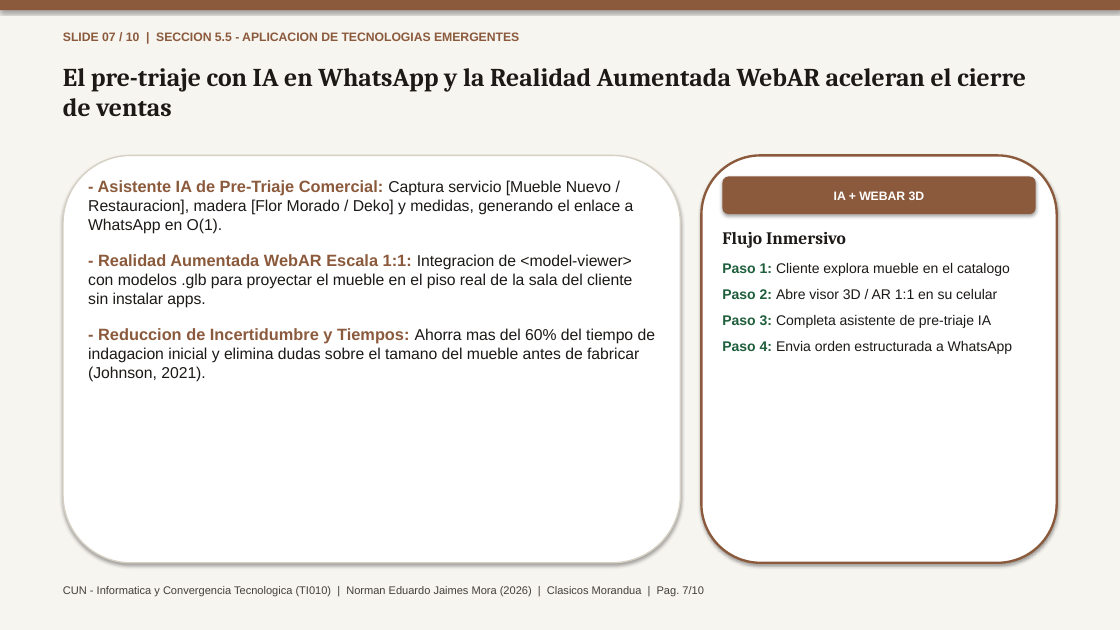
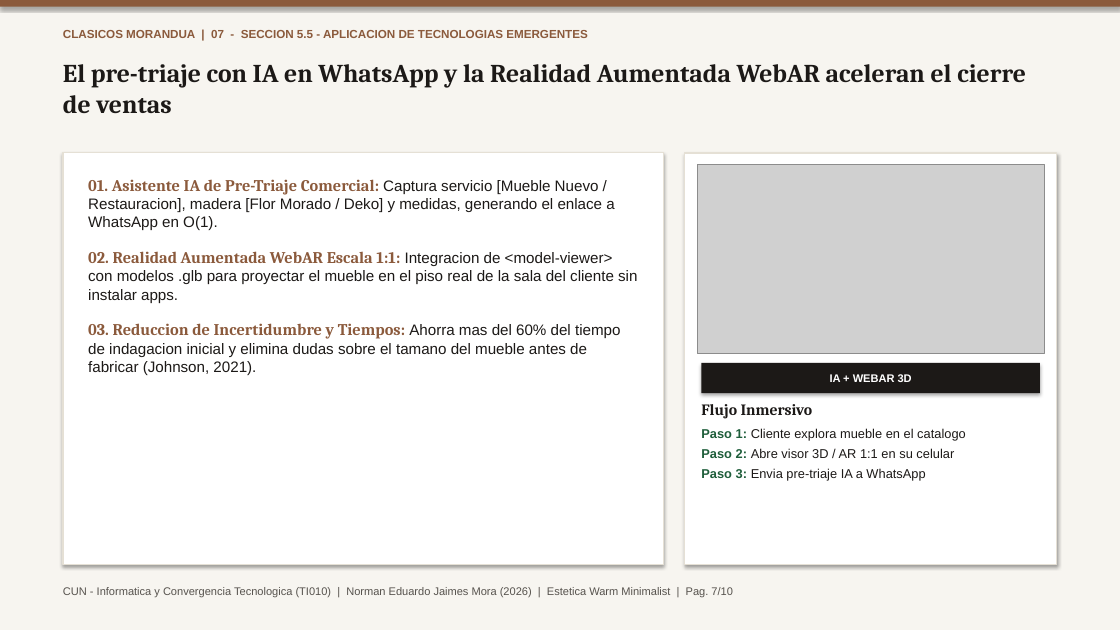
Before and after one commit to TheNormanJames/CUN-Informatica-y-convergencia, a slide deck: slide 7 of docs/ProyectoFinal_Norman_Jaimes.pptx. Drawn at 1120x630 pixels with LibreOffice and Linux fonts; fonts in the diff are those of the drawing; grey boxes stand for pictures. Boxes give left, top, right and bottom in pixels: in the first picture for what was removed or moved away, otherwise in the second. Text is boxed around its words. In the diff, an @@ line names an element or a change of style, - is before the commit and + after.

Commit message:
feat(ui,docs): upgrade to real editorial photography, Cormorant Garamond typography, and strict APA 7 TOC/tables

```diff
--- a/docs/ProyectoFinal_Norman_Jaimes.pptx
+++ b/docs/ProyectoFinal_Norman_Jaimes.pptx
@@ text "El pre-triaje con IA en ..." moved from (x1=63, y1=68, x2=1026, y2=117) to (x1=63, y1=64, x2=1026, y2=114) @@
@@ text at (x1=63, y1=30, x2=587, y2=38): text changed; size 10.5 to 10 pt @@
-SLIDE 07 / 10 | SECCION 5.5 - APLICACION DE TECNOLOGIAS EMERGENTES
+CLASICOS MORANDUA | 07 - SECCION 5.5 - APLICACION DE TECNOLOGIAS EMERGENTES
@@ rectangle resized from (x1=63, y1=155, x2=681, y2=563) to (x1=63, y1=153, x2=664, y2=565) @@
@@ rectangle at (x1=63, y1=153, x2=664, y2=565): rounded rectangle to rectangle; outline #D6D1C4 1.2 pt to #E5E0D5 1 pt @@
@@ text at (x1=88, y1=179, x2=637, y2=375): text changed; size 13.5 to 13 pt @@
-- Asistente IA de Pre-Triaje Comercial: Captura servicio [Mueble Nuevo / Restauracion], madera [Flor Morado / Deko] y medidas, generando el enlace a WhatsApp en O(1).
-- Realidad Aumentada WebAR Escala 1:1: Integracion de <model-viewer> con modelos .glb para proyectar el mueble en el piso real de la sala del cliente sin instalar apps.
-- Reduccion de Incertidumbre y Tiempos: Ahorra mas del 60% del tiempo de indagacion inicial y elimina dudas sobre el tamano del mueble antes de fabricar (Johnson, 2021).
+01. Asistente IA de Pre-Triaje Comercial: Captura servicio [Mueble Nuevo / Restauracion], madera [Flor Morado / Deko] y medidas, generando el enlace a WhatsApp en O(1).
+02. Realidad Aumentada WebAR Escala 1:1: Integracion de <model-viewer> con modelos .glb para proyectar el mueble en el piso real de la sala del cliente sin instalar apps.
+03. Reduccion de Incertidumbre y Tiempos: Ahorra mas del 60% del tiempo de indagacion inicial y elimina dudas sobre el tamano del mueble antes de fabricar (Johnson, 2021).
@@ rectangle resized from (x1=702, y1=155, x2=1057, y2=563) to (x1=685, y1=153, x2=1057, y2=565) @@
@@ rectangle at (x1=685, y1=153, x2=1057, y2=565): rounded rectangle to rectangle; outline #8B5A3C 2 pt to #E5E0D5 1.2 pt @@
@@ picture added at (x1=697, y1=165, x2=1044, y2=354) @@
@@ rectangle "IA + WEBAR 3D" resized from (x1=723, y1=176, x2=1036, y2=214) to (x1=702, y1=363, x2=1040, y2=393) @@
@@ rectangle "IA + WEBAR 3D" at (x1=702, y1=363, x2=1040, y2=393): size 10.5 to 9.5 pt; rounded rectangle to rectangle; fill #8B5A3C to #1C1917 @@
@@ text at (x1=701, y1=404, x2=966, y2=458): size 15 to 13.5 pt in "Flujo Inmersivo"; size 12 to 11 pt in "Paso 1: Cliente explora mueble en el ...", "Paso 2: Abre visor 3D / AR ..."; less space between paragraphs @@
@@ text "Flujo Inmersivo" moved from (x1=722, y1=232, x2=1012, y2=354) to (x1=701, y1=404, x2=966, y2=481) @@
@@ text at (x1=701, y1=468, x2=925, y2=481): text changed; size 12 to 11 pt @@
-Paso 3: Completa asistente de pre-triaje IA
-Paso 4: Envia orden estructurada a WhatsApp
+Paso 3: Envia pre-triaje IA a WhatsApp
@@ text at (x1=63, y1=587, x2=733, y2=598): text changed; text colour #44403C to #57534E @@
-CUN - Informatica y Convergencia Tecnologica (TI010) | Norman Eduardo Jaimes Mora (2026) | Clasicos Morandua | Pag. 7/10
+CUN - Informatica y Convergencia Tecnologica (TI010) | Norman Eduardo Jaimes Mora (2026) | Estetica Warm Minimalist | Pag. 7/10
```
Also in this commit, not shown: 9 other slides changed, 25 other files.
